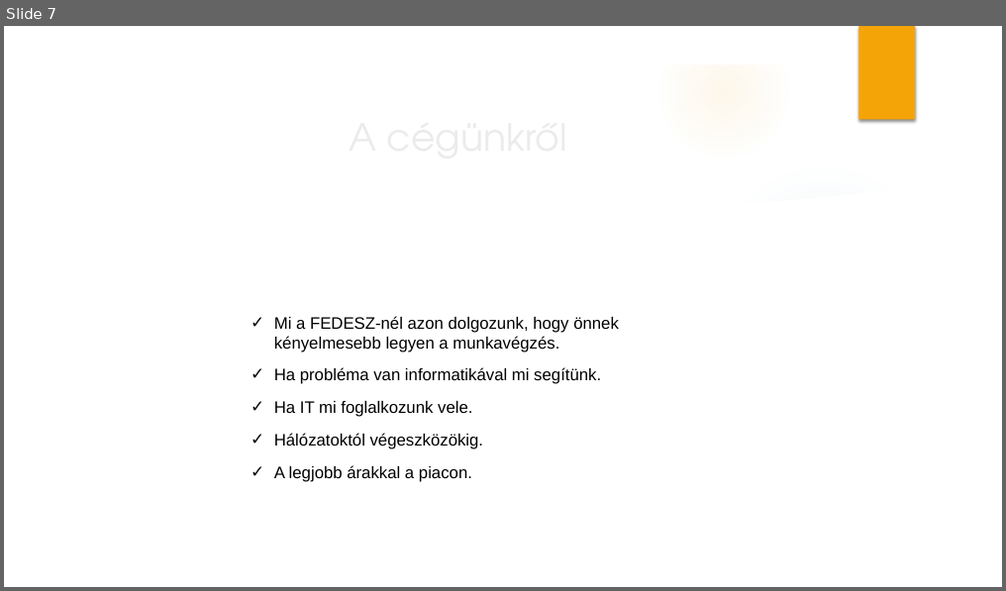
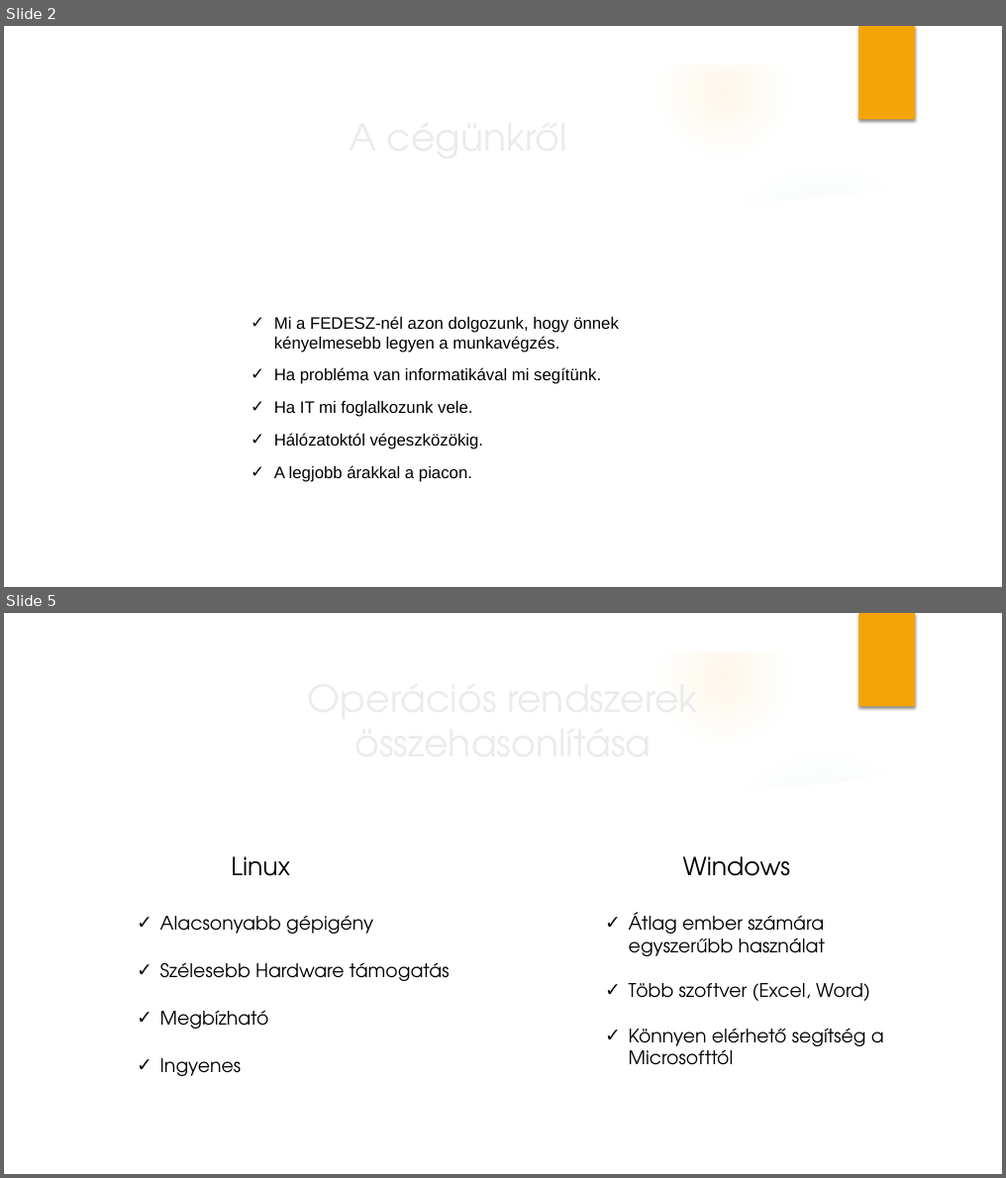
Before and after one commit to KPappBenjamin/Fedesz, a slide deck: Cégünk bemutatása.pptx. Shown one above the other, each under a label of ours: slide 7 before the commit, slides 2 and 5 after it; the slides between them are not shown. The pictures are 1006x591 and 1006x1178 pixels, drawn with LibreOffice and Linux fonts; fonts in the diff are those of the drawing; background and template pictures are left out. Boxes give left, top, right and bottom in pixels: in the first picture for what was removed or moved away, otherwise in the second. Text is boxed around its words. In the diff, an @@ line names an element or a change of style, - is before the commit and + after.

```diff
--- a/Cégünk bemutatása.pptx
+++ b/Cégünk bemutatása.pptx
@@ slide 5 added at (4, 613, 1002, 1174), background picture (left out); not listed: 10 template elements that a slide beside it also shows @@
@@ title added at (260, 677, 746, 762), 36 pt, text #EBEBEB @@
+Operációs rendszerek összehasonlítása
@@ text added at (231, 857, 289, 876), 24 pt, text #000000 @@
+Linux
@@ text added at (683, 857, 791, 876), 24 pt, text #000000 @@
+Windows
@@ text added at (160, 915, 450, 1076), 18 pt, text #000000 @@
+✓ Alacsonyabb gépigény
+✓ Szélesebb Hardware támogatás
+✓ Megbízható
+✓ Ingyenes
@@ text added at (629, 912, 884, 1065), 18 pt, text #000000 @@
+✓ Átlag ember számára egyszerűbb használat
+✓ Több szoftver (Excel, Word)
+✓ Könnyen elérhető segítség a Microsofttól
@@ what was slide 7 is now slide 2 @@
```
Also in this commit, not shown: 2 slides changed, 2 other slides added.
